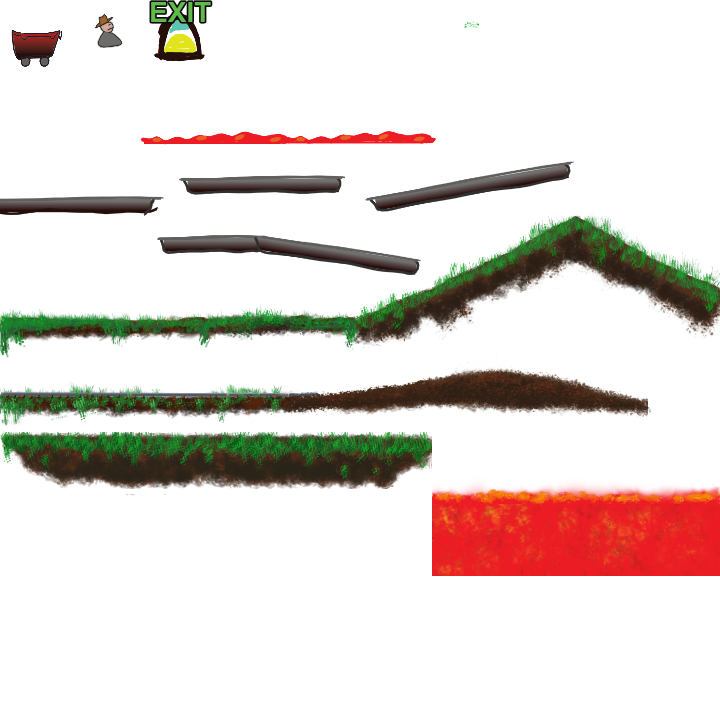
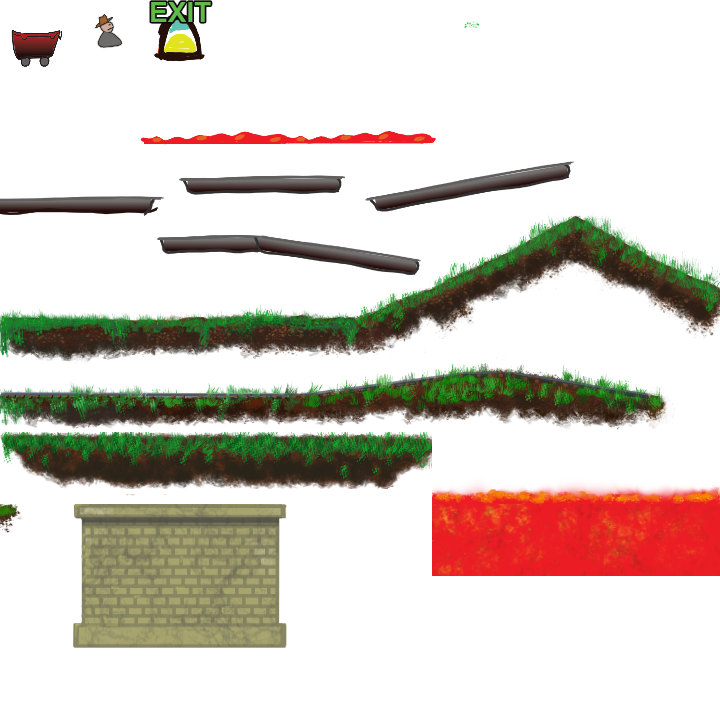
Layered file, before and after one edit (w=720, h=720). Changes by layer:
added group "Ruins" (1st of 2) with 11 layers above "tracks" over bbox(73, 503, 287, 648)
added layer "Paint Layer 3" in group "Ruins" over bbox(73, 503, 287, 640)
added layer "Paint Layer 2" in group "Ruins" over bbox(73, 503, 287, 648)
added layer "Copy of Paint Layer 1 Merged" (1st of 5, in "Ruins") in group "Ruins" over bbox(73, 611, 287, 648)
added layer "Copy of Paint Layer 1 Merged" (2nd of 5, in "Ruins") in group "Ruins" over bbox(73, 591, 287, 648)
added layer "Copy of Paint Layer 1 Merged" (3rd of 5, in "Ruins") in group "Ruins" over bbox(73, 571, 287, 635)
added layer "Copy of Paint Layer 1 Merged" (4th of 5, in "Ruins") in group "Ruins" over bbox(81, 552, 280, 616)
added layer "Copy of Paint Layer 1 Merged" (5th of 5, in "Ruins") in group "Ruins" over bbox(81, 531, 280, 595)
added layer "Paint Layer 1 Merged" in group "Ruins" over bbox(74, 512, 286, 576)
added layer "Paint Layer 2 Merged" in group "Ruins" over bbox(73, 512, 287, 640)
added layer "Ruins" (2nd of 2, in "Ruins") in group "Ruins" over bbox(73, 503, 287, 648)
added layer "Paint Layer 1" in group "Ruins" over bbox(73, 503, 287, 648)
painted on "tracks" over bbox(0, 227, 689, 603)
painted on "Grass" over bbox(0, 227, 689, 648)
painted on "Ground" over bbox(0, 227, 689, 648)
